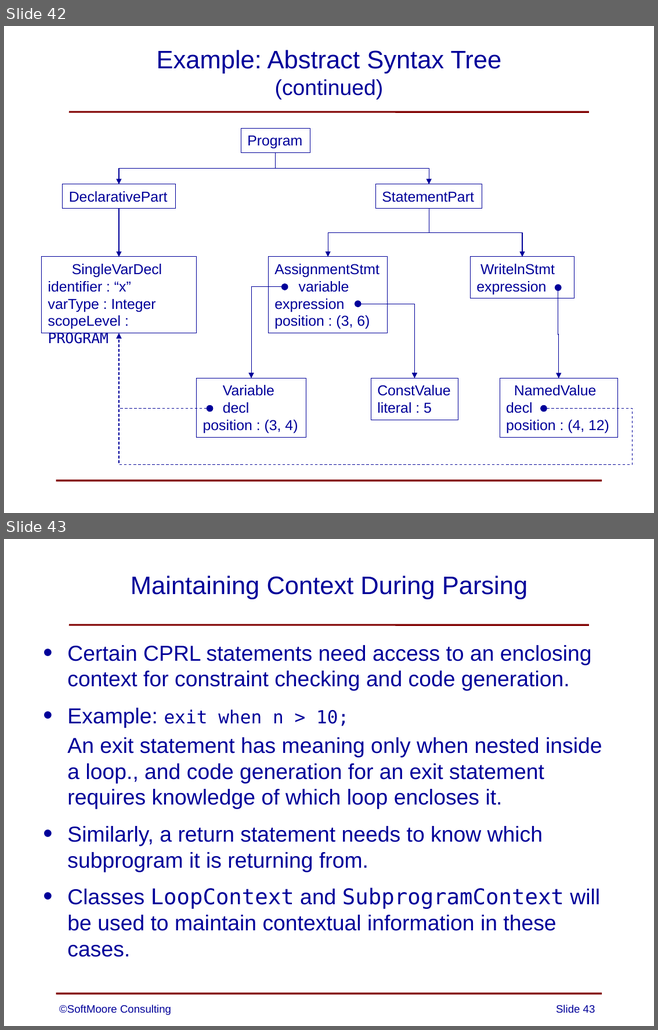
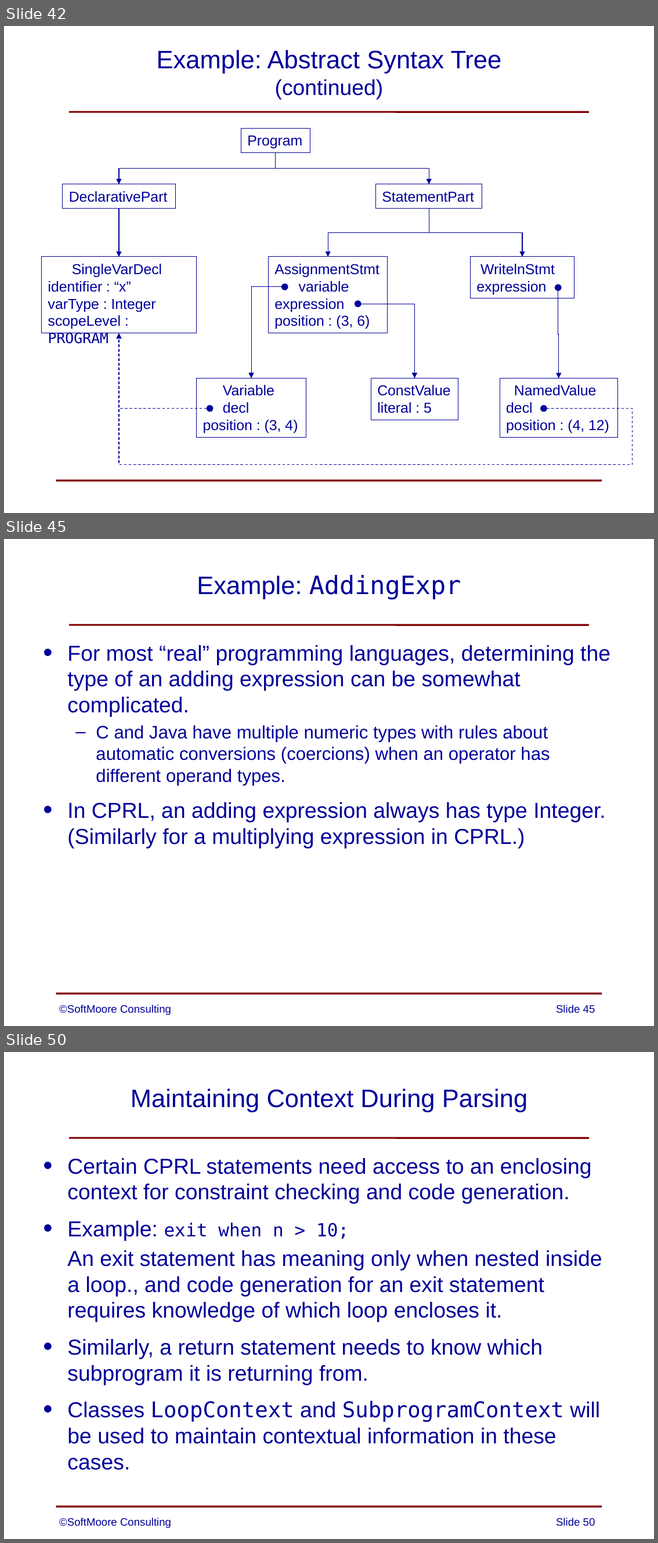
Before and after one commit to SoftMoore/CPRL, a slide deck: PowerPoint Slides/08 - Abstract Syntax Trees.pptx. Shown one above the other, each under a label of ours: slides 42 and 43 before the commit, slides 42, 45 and 50 after it; the slides between them are not shown. The pictures are 658x1030 and 658x1543 pixels, drawn with LibreOffice and Linux fonts; fonts in the diff are those of the drawing. Boxes give left, top, right and bottom in pixels: in the first picture for what was removed or moved away, otherwise in the second. Text is boxed around its words. In the diff, an @@ line names an element or a change of style, - is before the commit and + after.

```diff
--- a/PowerPoint Slides/08 - Abstract Syntax Trees.pptx
+++ b/PowerPoint Slides/08 - Abstract Syntax Trees.pptx
@@ slide 45 added at [4,539,654,1026], background #FFFFFF; not listed: 2 template elements that a slide beside it also shows @@
@@ title added at [197,575,461,600], 28 pt, text #000099 @@
+Example: AddingExpr
@@ text added at [67,645,610,848], 24 pt, text #000099 @@
+• For most “real” programming languages, determining the type of an adding expression can be somewhat complicated.
+  – C and Java have multiple numeric types with rules about automatic conversions (coercions) when an operator has different operand types.
+• In CPRL, an adding expression always has type Integer. (Similarly for a multiplying expression in CPRL.)
@@ text added at [59,1005,171,1015], 12 pt, text #000099 @@
+©SoftMoore Consulting
@@ page number added at [556,1005,595,1013], 12 pt, text #000099 @@
+Slide 45
@@ what was slide 43 is now slide 50 @@
@@ page number at [556,1518,595,1526]: text changed @@
-Slide 43
+Slide 50
```
Also in this commit, not shown: 6 other slides added, 3 other files.
